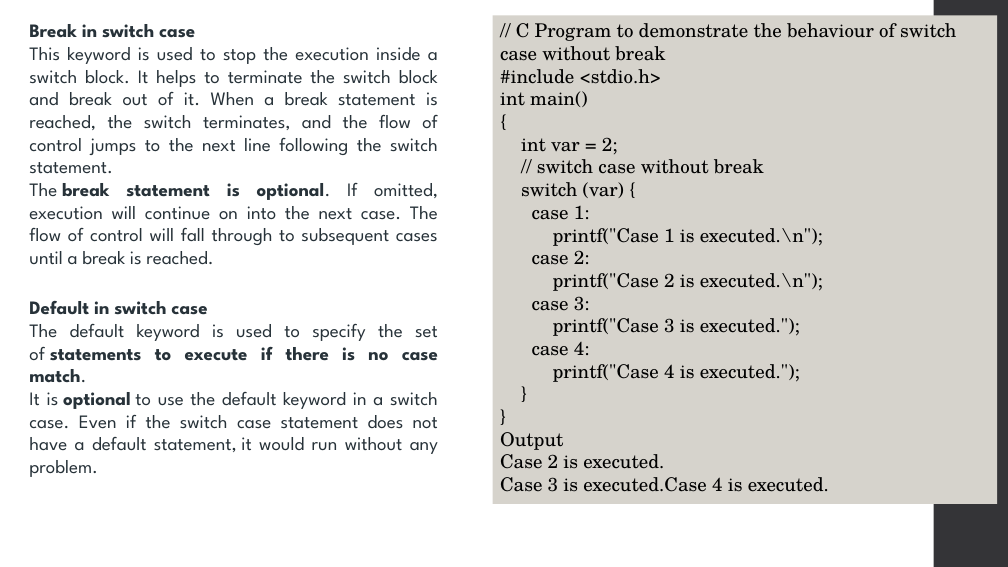
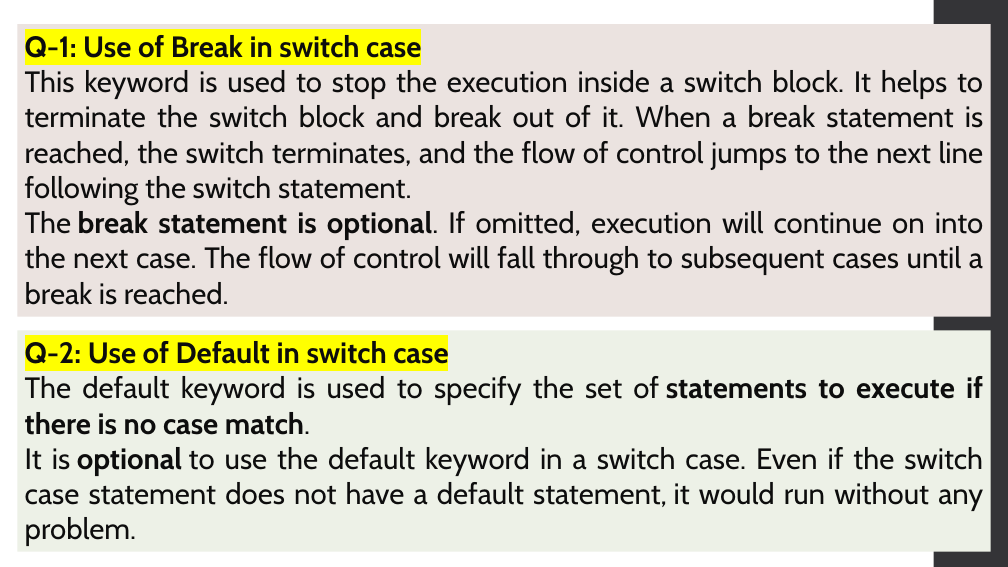
Before and after one commit to Raajokiaa-Ritu/03_Course___Structural-Programming-Language-C, a slide deck: slide 22 of 6. C Control Statements Decision-Making.pptx (slide 27 before the commit). Drawn at 1008x567 pixels with LibreOffice and Linux fonts; fonts in the diff are those of the drawing. Boxes give left, top, right and bottom in pixels: in the first picture for what was removed or moved away, otherwise in the second. Text is boxed around its words. In the diff, an @@ line names an element or a change of style, - is before the commit and + after.

```diff
--- a/6. C Control Statements Decision-Making.pptx
+++ b/6. C Control Statements Decision-Making.pptx
@@ rectangle "Q-1: Use of Break in ..." resized from (x1=29, y1=24, x2=438, y2=265) to (x1=17, y1=24, x2=991, y2=317) @@
@@ rectangle "Q-1: Use of Break in ..." at (x1=17, y1=24, x2=991, y2=317): fill none to #EBE3E0 @@
@@ rectangle removed at (x1=493, y1=15, x2=997, y2=504) @@
-// C Program to demonstrate the behaviour of switch case without break
-#include <stdio.h>
-int main()
-{
-int var = 2;
-// switch case without break
-switch (var) {
-case 1:
-printf("Case 1 is executed.\n");
-case 2:
-printf("Case 2 is executed.\n");
-case 3:
-printf("Case 3 is executed.");
-case 4:
-printf("Case 4 is executed.");
-}
-}
-Output
-Case 2 is executed.
-Case 3 is executed.Case 4 is executed.
@@ text in rectangle at (x1=25, y1=35, x2=421, y2=58): text changed; size 18 to 28 pt; font League Spartan to Cabin; text colour #273239 to #0D0D0D @@
-Break in switch case
+Q-1: Use of Break in switch case
@@ text in rectangle at (x1=25, y1=70, x2=984, y2=305): size 18 to 28 pt, font League Spartan to Cabin, text colour #273239 to #0D0D0D, highlight #FFFFFF to none @@
@@ rectangle "Q-2: Use of Default in ..." resized from (x1=29, y1=301, x2=438, y2=477) to (x1=17, y1=330, x2=991, y2=552) @@
@@ rectangle "Q-2: Use of Default in ..." at (x1=17, y1=330, x2=991, y2=552): fill none to #EDF1E7 @@
@@ text in rectangle at (x1=25, y1=341, x2=448, y2=364): text changed; size 18 to 28 pt; font League Spartan to Cabin; text colour #273239 to #0D0D0D @@
-Default in switch case
+Q-2: Use of Default in switch case
@@ text in rectangle at (x1=25, y1=376, x2=983, y2=546): size 18 to 28 pt, font League Spartan to Cabin, text colour #273239 to #0D0D0D, highlight #FFFFFF to none in "The default keyword is used to specify ...", "It is optional to use the default ..." @@
```
Also in this commit, not shown: 22 other slides changed, 35 slides added, 16 slides removed.
